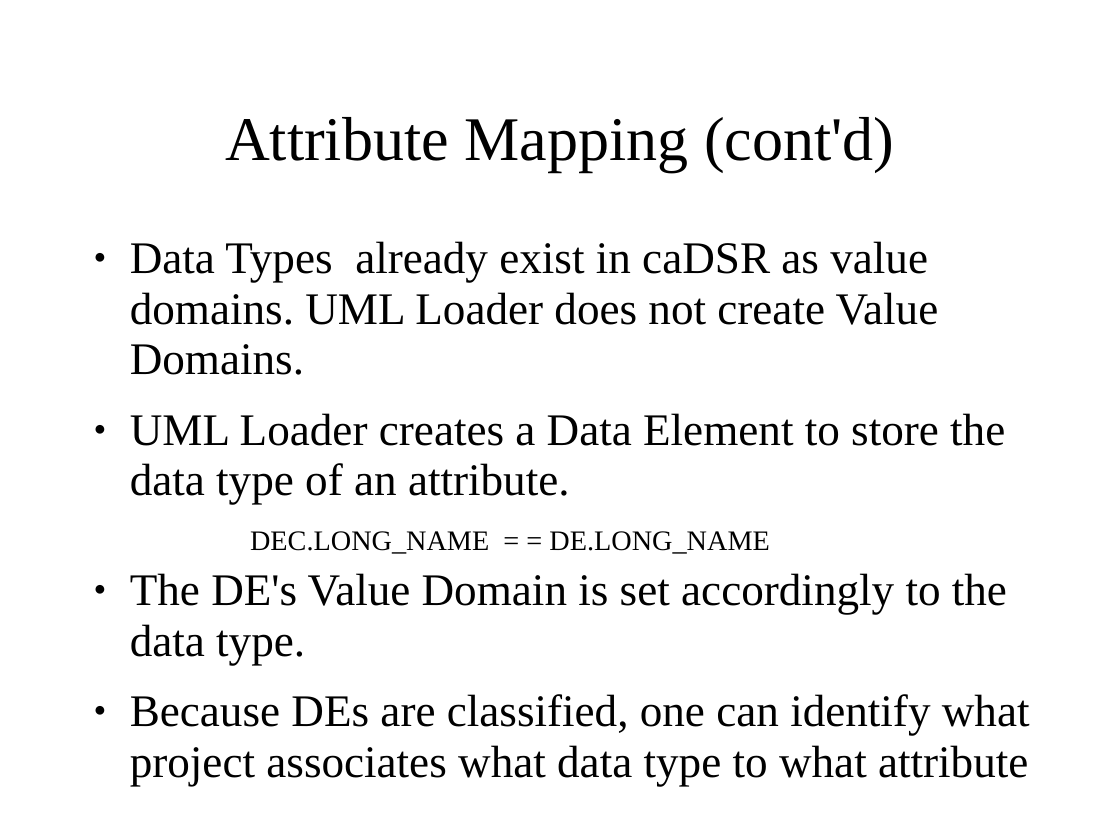
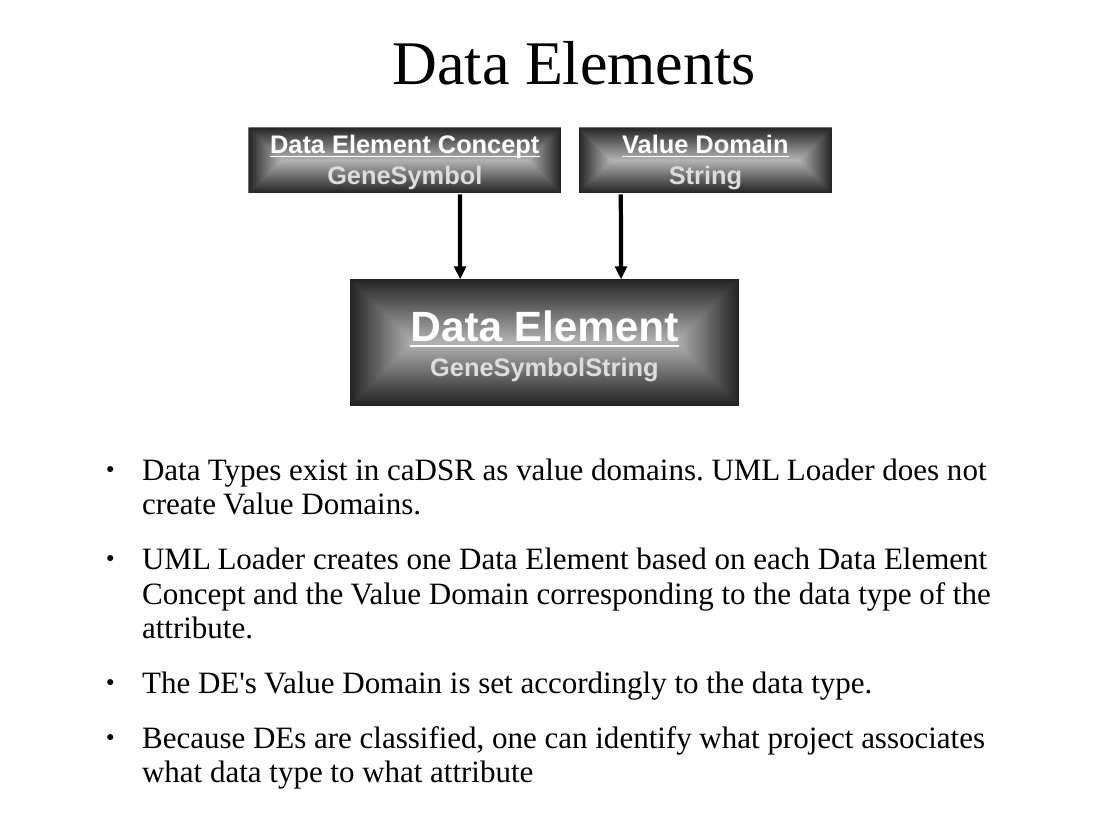
Before and after one commit to NCIP/cadsr-semantic-tools, a slide deck: slide 18 of docs/mapping-presentation-draft.ppt (slide 13 before the commit). Drawn at 1120x840 pixels with LibreOffice and Linux fonts; fonts in the diff are those of the drawing; background and template pictures are left out. Boxes give left, top, right and bottom in pixels: in the first picture for what was removed or moved away, otherwise in the second. Text is boxed around its words. In the diff, an @@ line names an element or a change of style, - is before the commit and + after.

```diff
--- a/docs/mapping-presentation-draft.ppt
+++ b/docs/mapping-presentation-draft.ppt
@@ title added at [392,41,756,85], 44 pt, text #000000 @@
+Data Elements
@@ title removed at [225,117,894,172] @@
-Attribute Mapping (cont'd)
@@ group added at [248,127,832,407]: 3 rounded rectangles, 3 texts, 2 arrows @@
+Data Element Concept
+GeneSymbol
+Data Element
+GeneSymbolString
+Value Domain
+String
@@ text "Data Types exist in caDSR ...": place and size @@
-text "Data Types exist in caDSR ..." at [130,241,1030,786]
+text "Data Types exist in caDSR ..." at [142,458,991,788]
@@ text at [142,458,991,639]: text changed; size 32 to 22 pt @@
-● Data Types already exist in caDSR as value domains. UML Loader does not create Value Domains.
-● UML Loader creates a Data Element to store the data type of an attribute.
-      DEC.LONG_NAME = = DE.LONG_NAME
+● Data Types exist in caDSR as value domains. UML Loader does not create Value Domains.
+● UML Loader creates one Data Element based on each Data Element Concept and the Value Domain corresponding to the data type of the attribute.
@@ text at [142,671,985,788]: size 32 to 22 pt in "The DE's Value Domain is set accordingly ...", "Because DEs are classified, one can identify ..." @@
```
Also in this commit, not shown: 10 other slides changed, 8 slides added, 1 slide removed.
